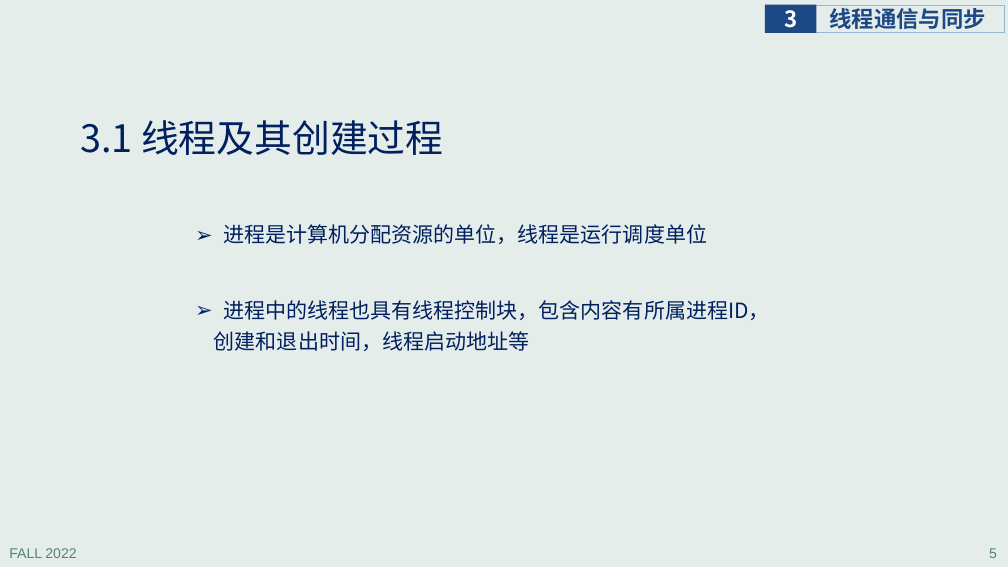
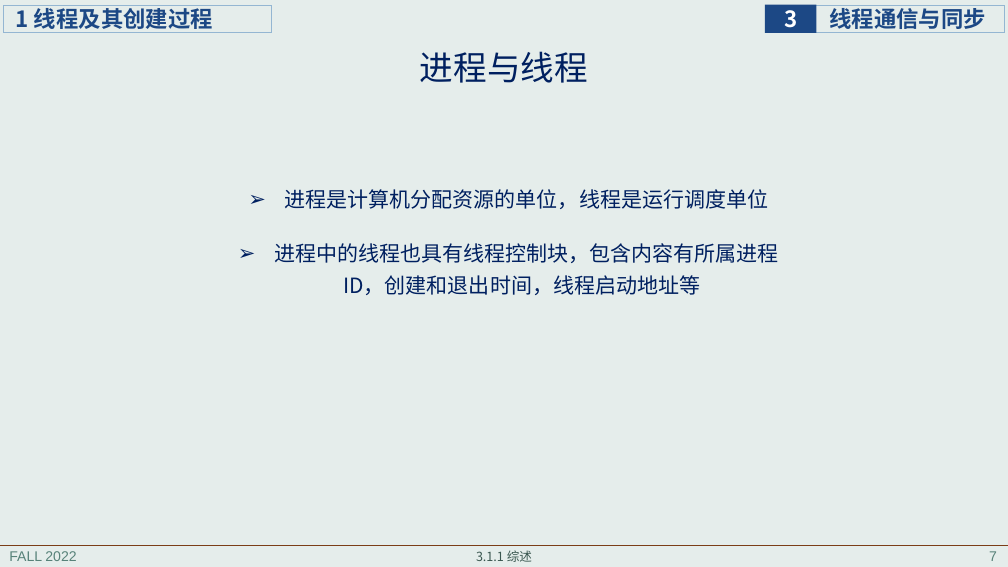
Before and after one commit to principleWindows/win-principle-2022, a slide deck: slide 7 of slides/instruction/principleWindows_3.pptx (slide 5 before the commit). Drawn at 1008x567 pixels with LibreOffice and Linux fonts; fonts in the diff are those of the drawing. Boxes give left, top, right and bottom in pixels: in the first picture for what was removed or moved away, otherwise in the second. Text is boxed around its words. In the diff, an @@ line names an element or a change of style, - is before the commit and + after.

```diff
--- a/slides/instruction/principleWindows_3.pptx
+++ b/slides/instruction/principleWindows_3.pptx
@@ rectangle added at box(4, 5, 272, 33), outline #94B6D2 0.75 pt, 21.3 pt, text #1C4885, bold @@
+1 线程及其创建过程
@@ title added at box(420, 51, 588, 83), 32 pt, text #002060 @@
+进程与线程
@@ title removed at box(80, 120, 443, 155) @@
-3.1 线程及其创建过程
@@ text "进程是计算机分配资源的单位，线程是运行调度单位": place and size @@
-text "进程是计算机分配资源的单位，线程是运行调度单位" at box(214, 224, 770, 351)
+text "进程是计算机分配资源的单位，线程是运行调度单位" at box(274, 189, 779, 295)
@@ text "进程是计算机分配资源的单位，线程是运行调度单位" at box(274, 189, 779, 295): vertical alignment top to middle @@
@@ line added from (0, 545) to (1008, 545), #7B3D17 0.5 pt @@
@@ text added at box(476, 550, 532, 562), 12 pt, text #3A5750 @@
+3.1.1 综述
@@ page number removed at box(989, 548, 997, 558) @@
-5
@@ page number added at box(989, 551, 997, 561), 13.3 pt, text #578279 @@
+7
```
Also in this commit, not shown: 52 other slides changed, 19 slides added, 1 slide removed, 7 other files.
